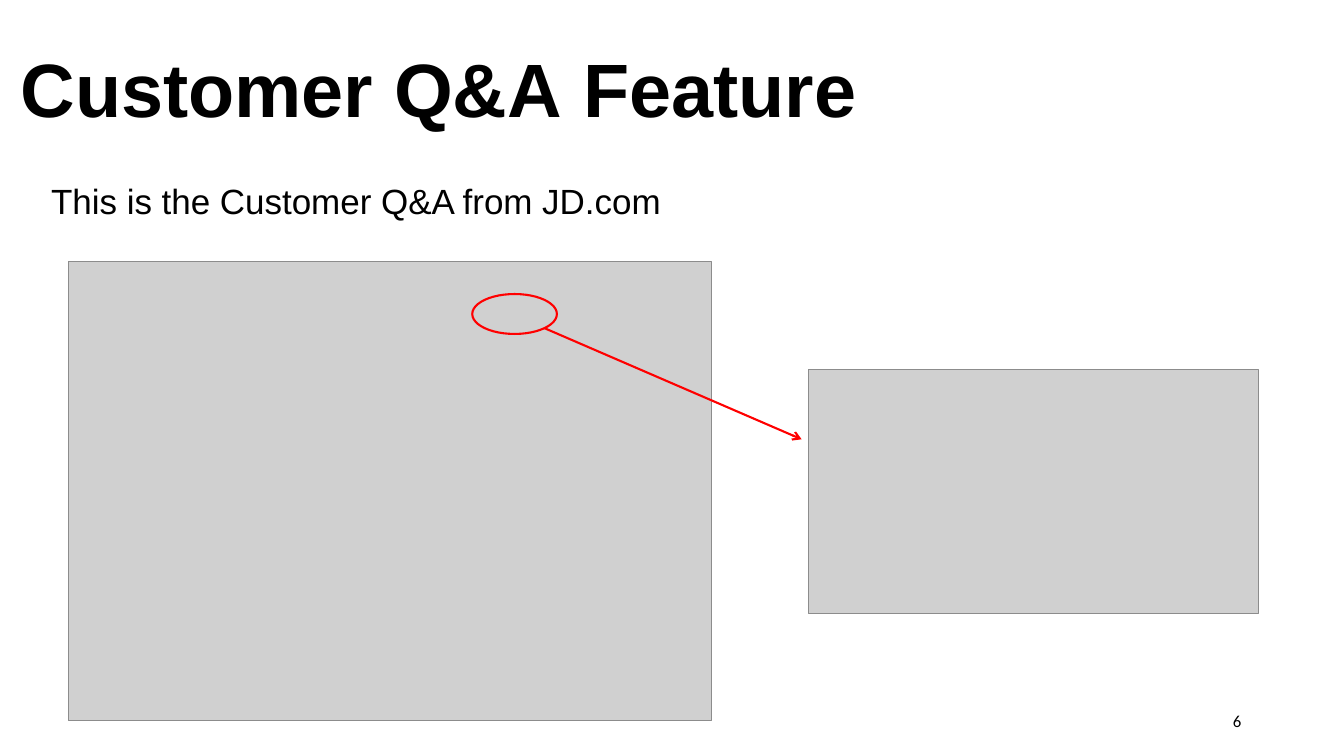
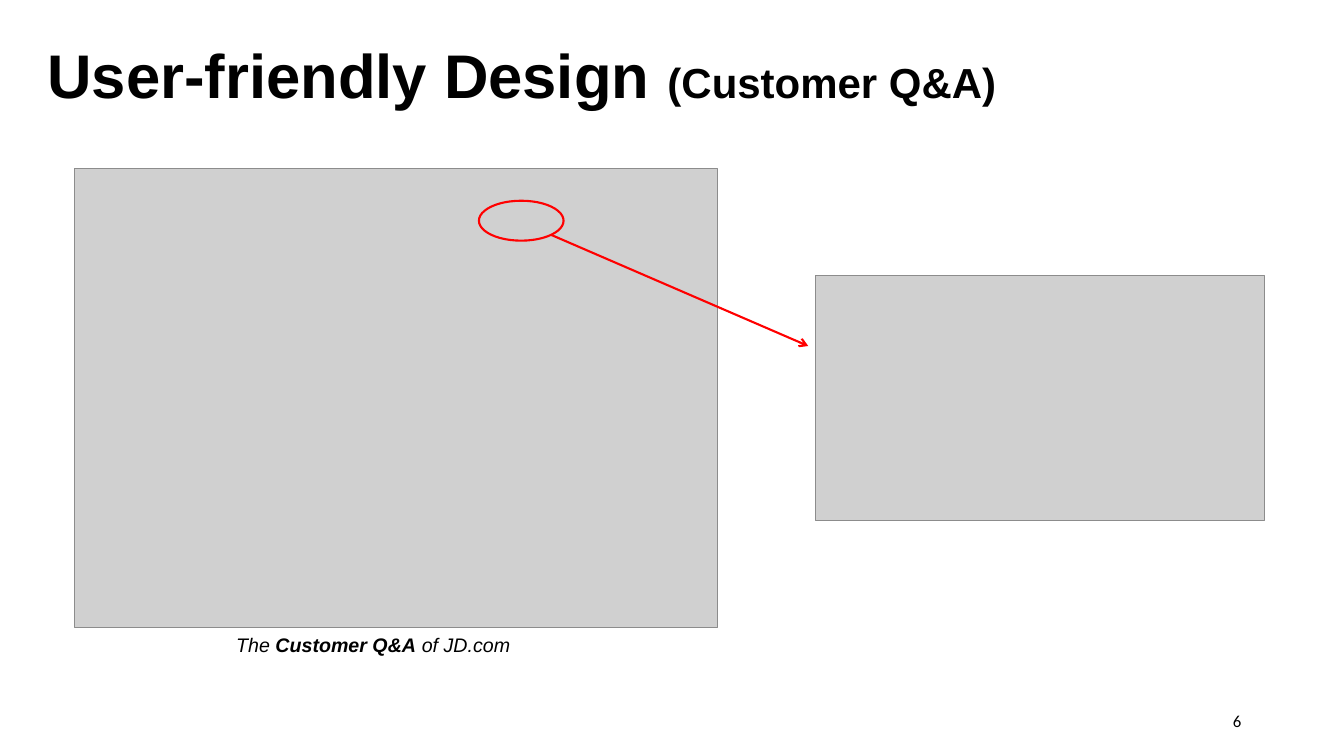
Before and after one commit to lrrong2020/Technical-Writing, a slide deck: slide 6 of Technical Writing.pptx. Drawn at 1344x756 pixels with LibreOffice and Linux fonts; fonts in the diff are those of the drawing; grey boxes stand for pictures. Boxes give left, top, right and bottom in pixels: in the first picture for what was removed or moved away, otherwise in the second. Text is boxed around its words. In the diff, an @@ line names an element or a change of style, - is before the commit and + after.

```diff
--- a/Technical Writing.pptx
+++ b/Technical Writing.pptx
@@ text at <box>47,53,996,110</box>: text changed; size 54 to 44 pt @@
-Customer Q&A Feature
+User-friendly Design (Customer Q&A)
@@ 2 pictures, 1 ellipse: place and size @@
-2 pictures, 1 ellipse at <box>69,262,1258,721</box>
+2 pictures, 1 ellipse at <box>75,168,1265,627</box>
@@ arrow moved from (544, 329) - (802, 440) to (552, 235) - (809, 346) @@
@@ text at <box>236,637,511,656</box>: text changed; size 25 to 14 pt; italic on @@
-This is the Customer Q&A from JD.com
+The Customer Q&A of JD.com
```
Also in this commit, not shown: 10 other slides changed.
